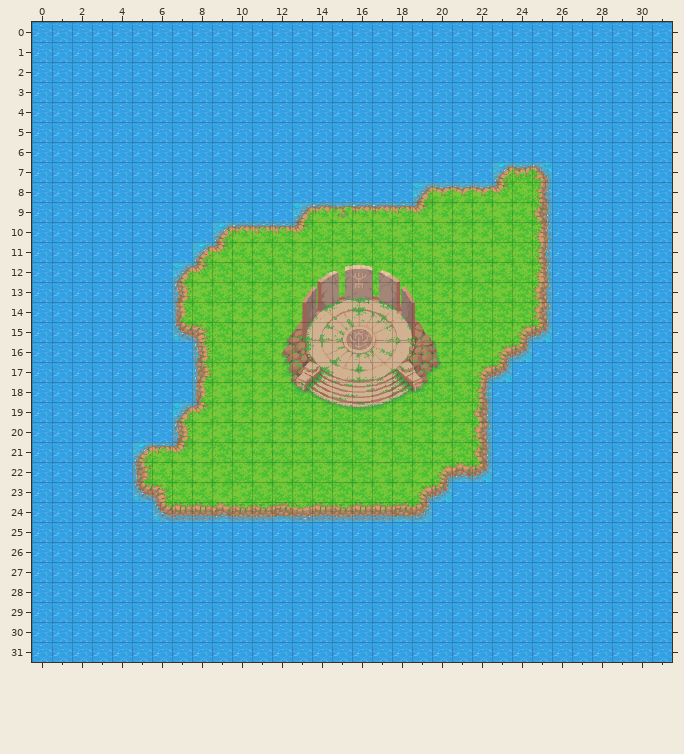
Tiled map, stored at maps/chunks/1_1.tmx. This is how it looked before the edit.
Cells are 32x32 px. Shown: x 0..31, y 0..31.
The same view after the edit:
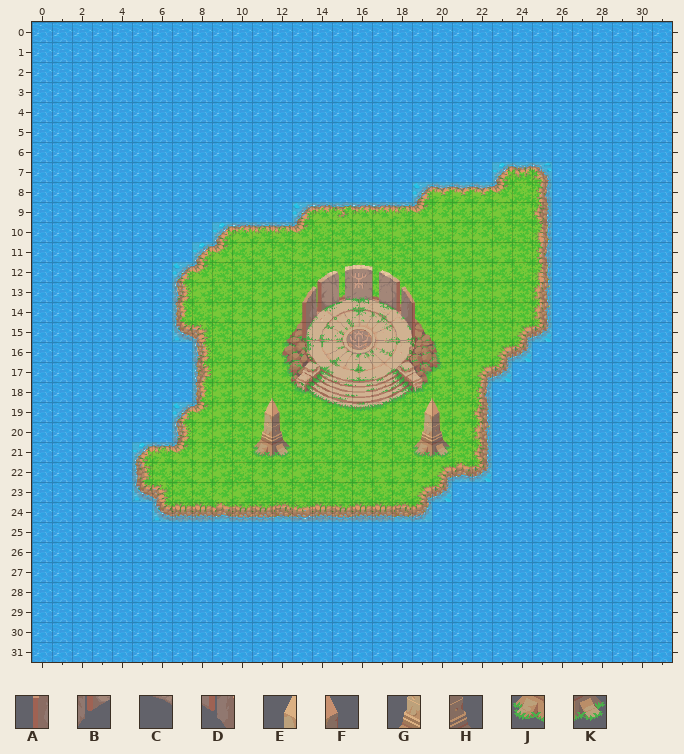
Key: from "Atlas-Props-sheet2": A 2270, B 2271, C 2274, D 2275, E 3075, F 3076, G 3119, H 3120, J 3163, K 3164.
_ is an empty cell.
Edits made:
Layer "props_low":
y 21: x 11..12 __ -> JK; x 19..20 __ -> JK
Layer "props_high":
y 14: x 13..14 __ -> AB; x 17..18 __ -> CD
y 19: x 11..12 __ -> EF; x 19..20 __ -> EF
y 20: x 11..12 __ -> GH; x 19..20 __ -> GH
Boxes around the changes in both pictures, in picture pixels (x1, y1, x2, y2):
added: (302, 302, 331, 322)
added: (380, 302, 407, 322)
added: (252, 402, 291, 458)
added: (412, 402, 451, 458)
